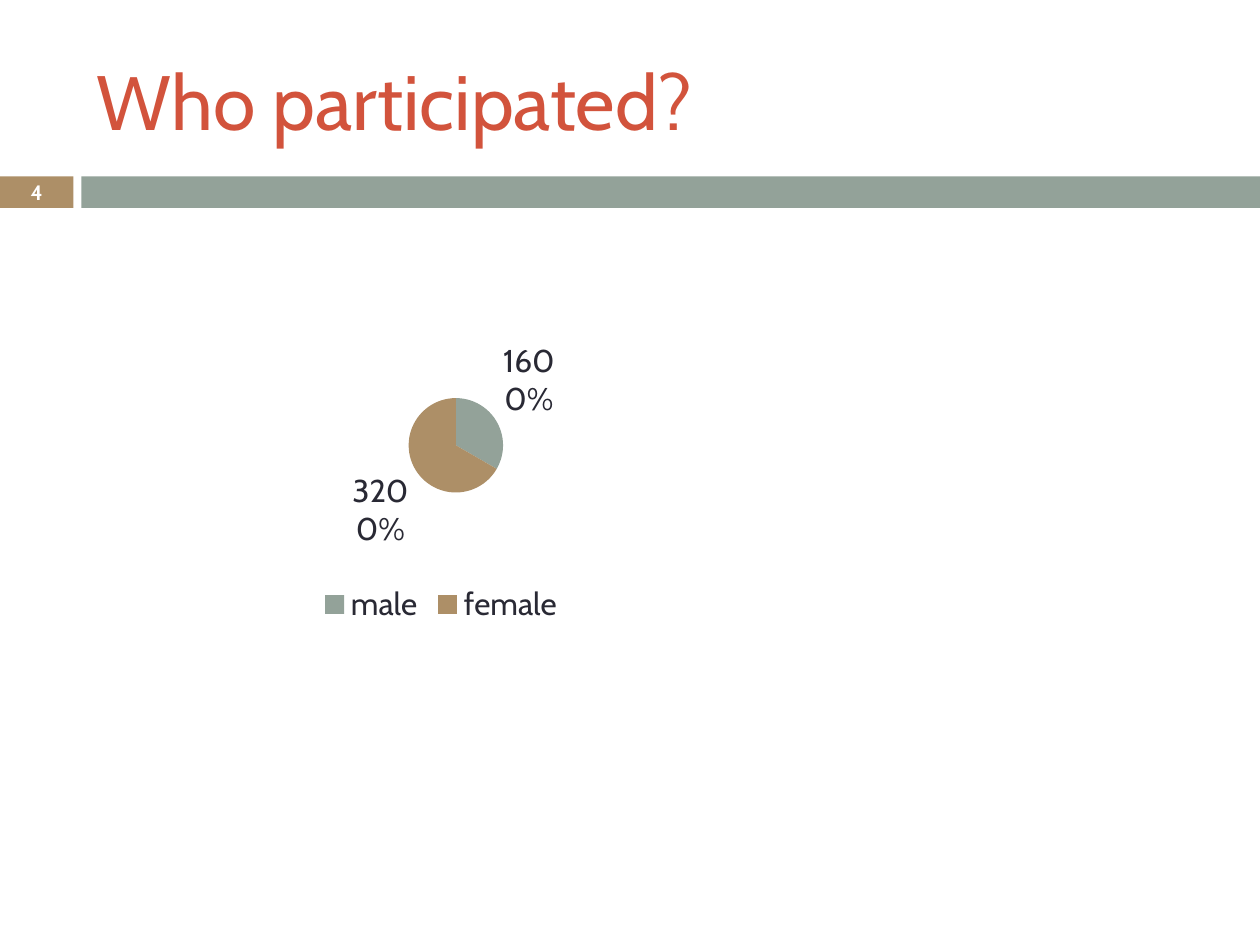
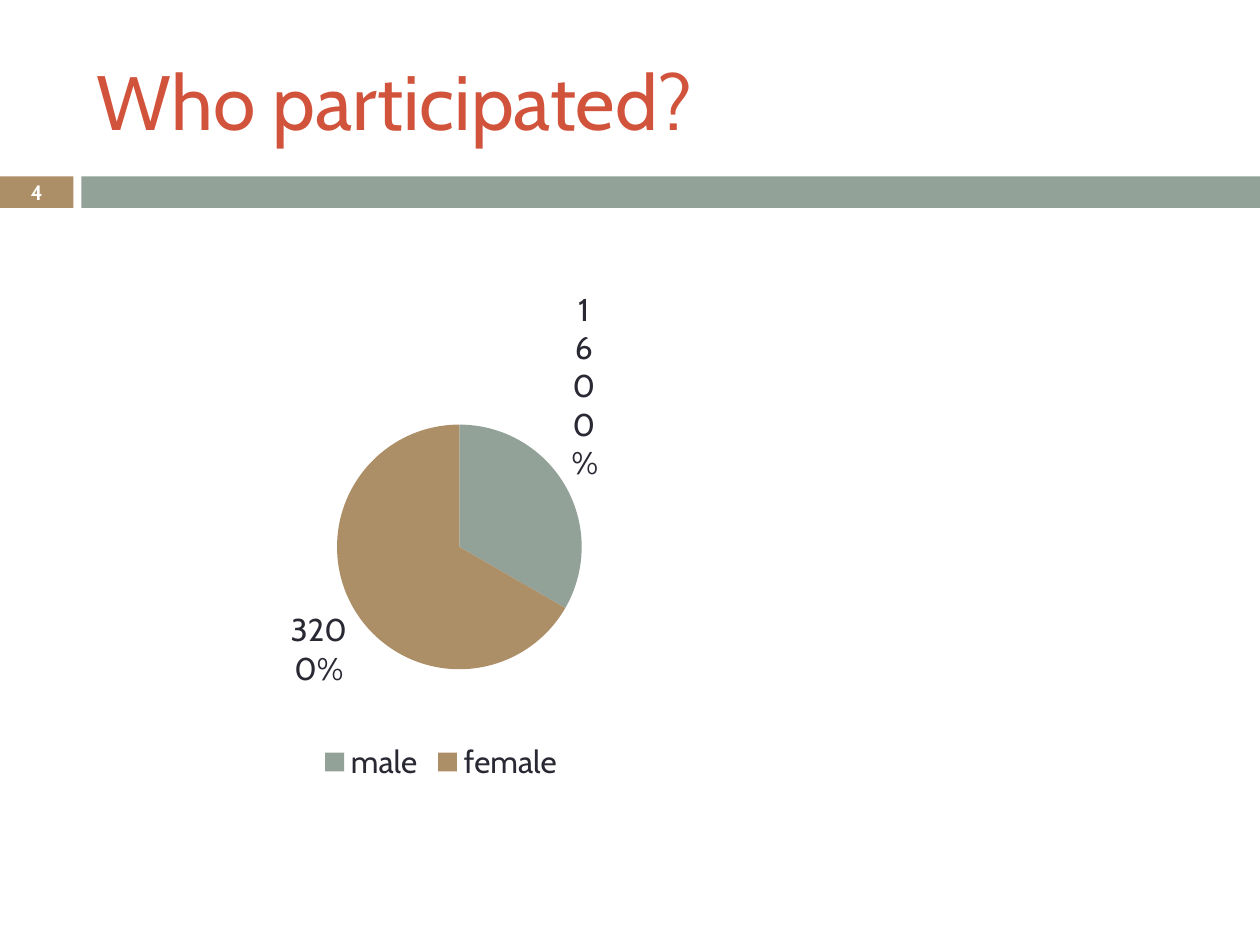
Before and after one commit to LukeSteg/LCABiometric, a slide deck: slide 4 of exampleOutput.pptx. Drawn at 1260x945 pixels with LibreOffice and Linux fonts; fonts in the diff are those of the drawing. Boxes give left, top, right and bottom in pixels: in the first picture for what was removed or moved away, otherwise in the second. Text is boxed around its words. In the diff, an @@ line names an element or a change of style, - is before the commit and + after.

```diff
--- a/exampleOutput.pptx
+++ b/exampleOutput.pptx
@@ pie chart: place and size @@
-pie chart at bbox=[252, 252, 630, 630]
+pie chart at bbox=[252, 252, 630, 788]
```
Also in this commit, not shown: 2 other slides changed, 13 other files.
